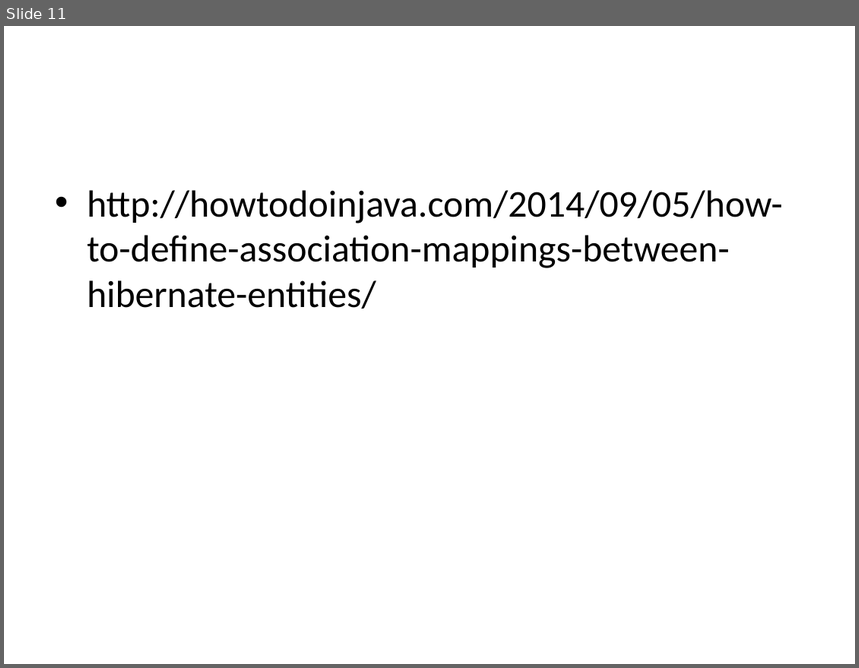
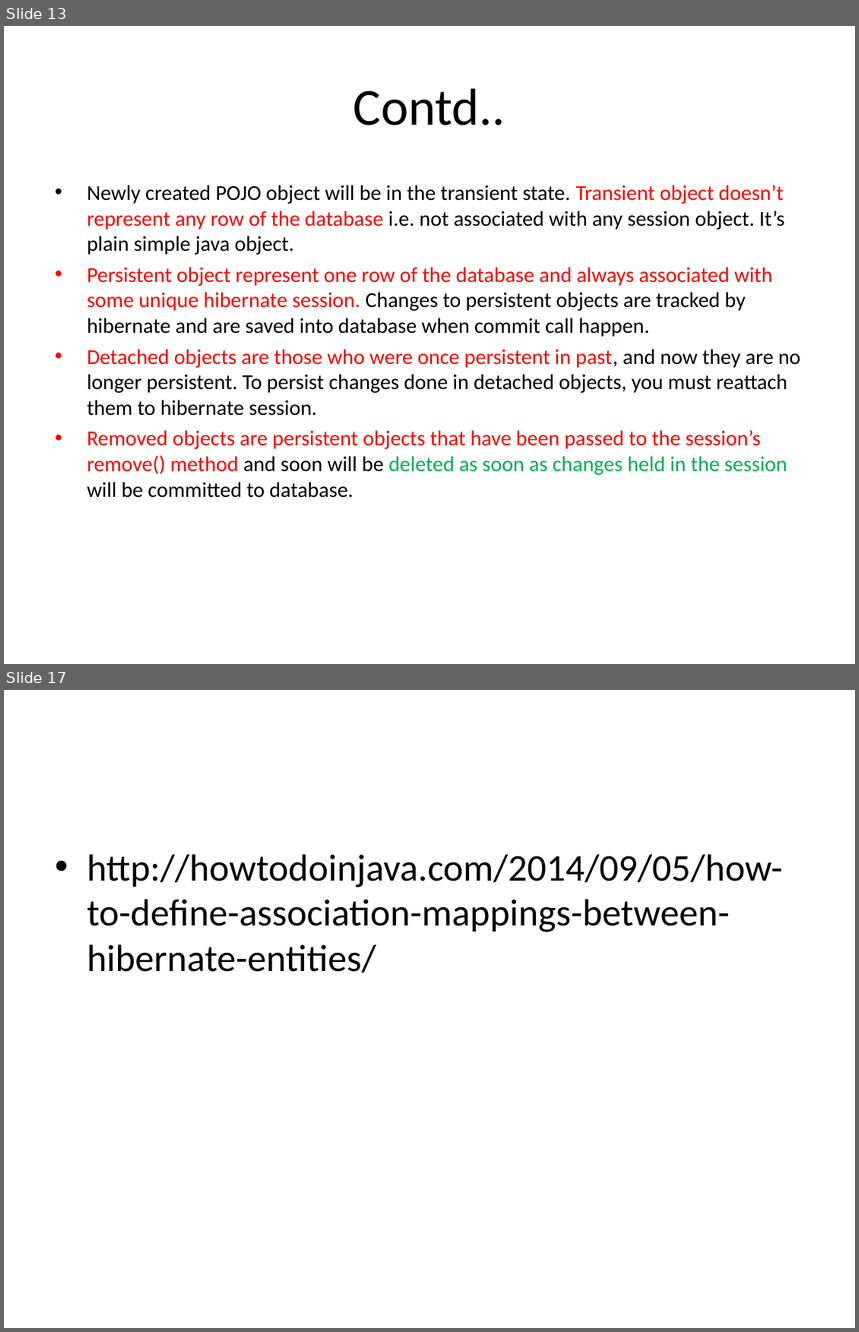
Before and after one commit to someshkumarvelusamy/myPPT, a slide deck: Hibernate 4.ppt. Shown one above the other, each under a label of ours: slide 11 before the commit, slides 13 and 17 after it; the slides between them are not shown. The pictures are 859x668 and 859x1332 pixels, drawn with LibreOffice and Linux fonts; fonts in the diff are those of the drawing. Boxes give left, top, right and bottom in pixels: in the first picture for what was removed or moved away, otherwise in the second. Text is boxed around its words. In the diff, an @@ line names an element or a change of style, - is before the commit and + after.

Commit message:
updated

```diff
--- a/Hibernate 4.ppt
+++ b/Hibernate 4.ppt
@@ slide 13 added at box(4, 26, 855, 664), background #FFFFFF @@
@@ title added at box(354, 88, 506, 126), 44 pt, text #000000 @@
+Contd..
@@ text added at box(87, 185, 800, 498), 18 pt, text #000000 @@
+• Newly created POJO object will be in the transient state. Transient object doesn’t represent any row of the database i.e. not associated with any session object. It’s plain simple java object.
+• Persistent object represent one row of the database and always associated with some unique hibernate session. Changes to persistent objects are tracked by hibernate and are saved into database when commit call happen.
+• Detached objects are those who were once persistent in past, and now they are no longer persistent. To persist changes done in detached objects, you must reattach them to hibernate session.
+• Removed objects are persistent objects that have been passed to the session’s remove() method and soon will be deleted as soon as changes held in the session will be committed to database.
@@ what was slide 11 is now slide 17 @@
```
Also in this commit, not shown: 5 other slides added.
